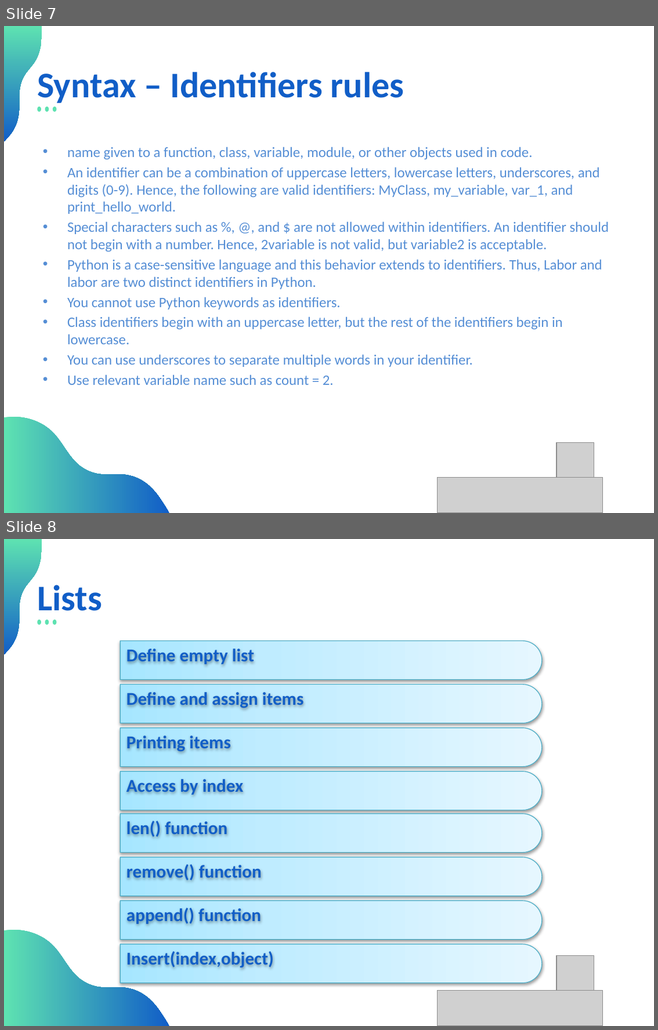
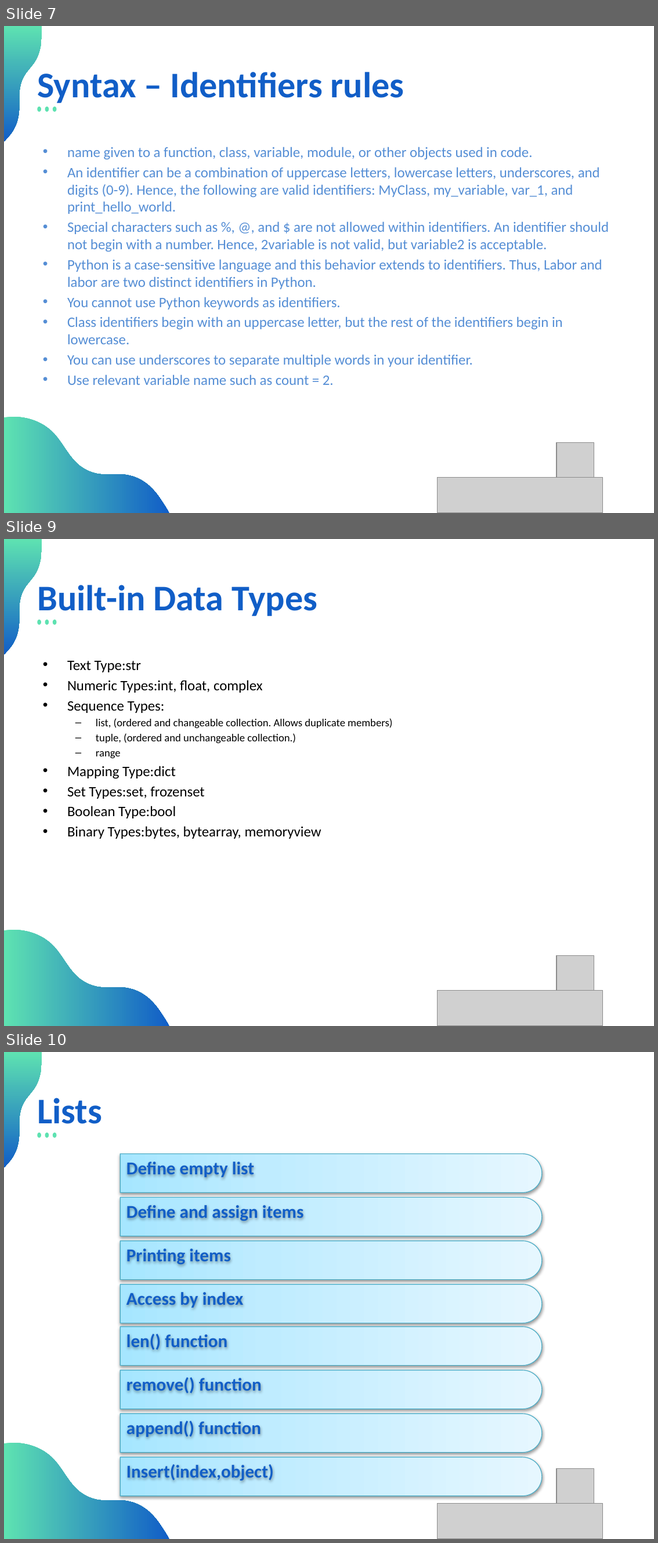
Before and after one commit to aimlearnings/DataScience, a slide deck: PPTs/Pythonv1.pptx. Shown one above the other, each under a label of ours: slides 7 and 8 before the commit, slides 7, 9 and 10 after it; the slides between them are not shown. The pictures are 658x1030 and 658x1543 pixels, drawn with LibreOffice and Linux fonts; fonts in the diff are those of the drawing; grey boxes stand for pictures. Boxes give left, top, right and bottom in pixels: in the first picture for what was removed or moved away, otherwise in the second. Text is boxed around its words. In the diff, an @@ line names an element or a change of style, - is before the commit and + after.

```diff
--- a/PPTs/Pythonv1.pptx
+++ b/PPTs/Pythonv1.pptx
@@ slide 9 added at [4, 539, 654, 1026], background #FFFFFF; not listed: 2 template elements that a slide beside it also shows @@
@@ text added at [37, 585, 318, 616], 40 pt, text #115EC7, bold @@
+Built-in Data Types
@@ ellipse added at [37, 620, 41, 625], fill #5EE2B1 @@
@@ ellipse added at [45, 620, 49, 625], fill #5EE2B1 @@
@@ ellipse added at [53, 620, 57, 625], fill #5EE2B1 @@
@@ text added at [67, 661, 392, 839], 16 pt, text #000000 @@
+• Text Type:str
+• Numeric Types:int, float, complex
+• Sequence Types:
+  – list, (ordered and changeable collection. Allows duplicate members)
+  – tuple, (ordered and unchangeable collection.)
+  – range
+• Mapping Type:dict
+• Set Types:set, frozenset
+• Boolean Type:bool
+• Binary Types:bytes, bytearray, memoryview
@@ picture added at [556, 956, 593, 993] @@
@@ picture added at [437, 990, 603, 1026] @@
@@ what was slide 8 is now slide 10 @@
```
Also in this commit, not shown: 1 slide changed, 1 other slide added, 23 other files.
